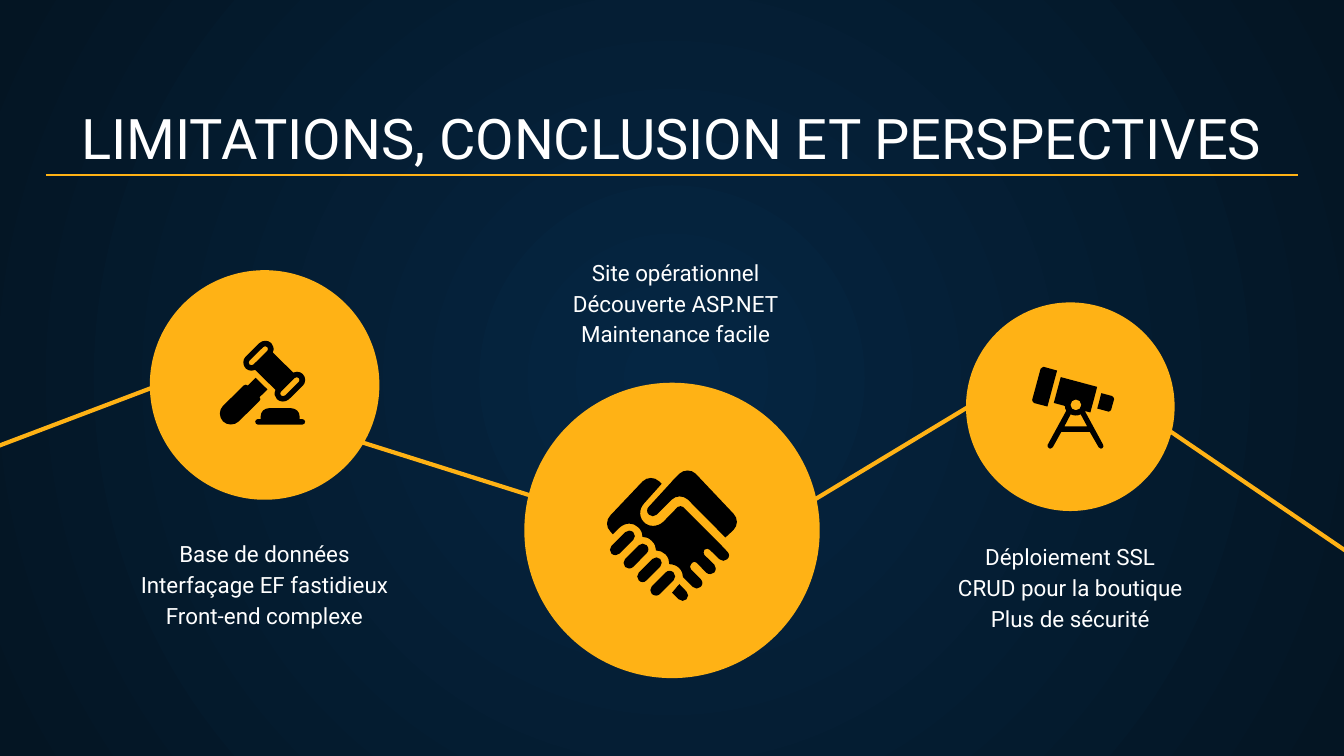
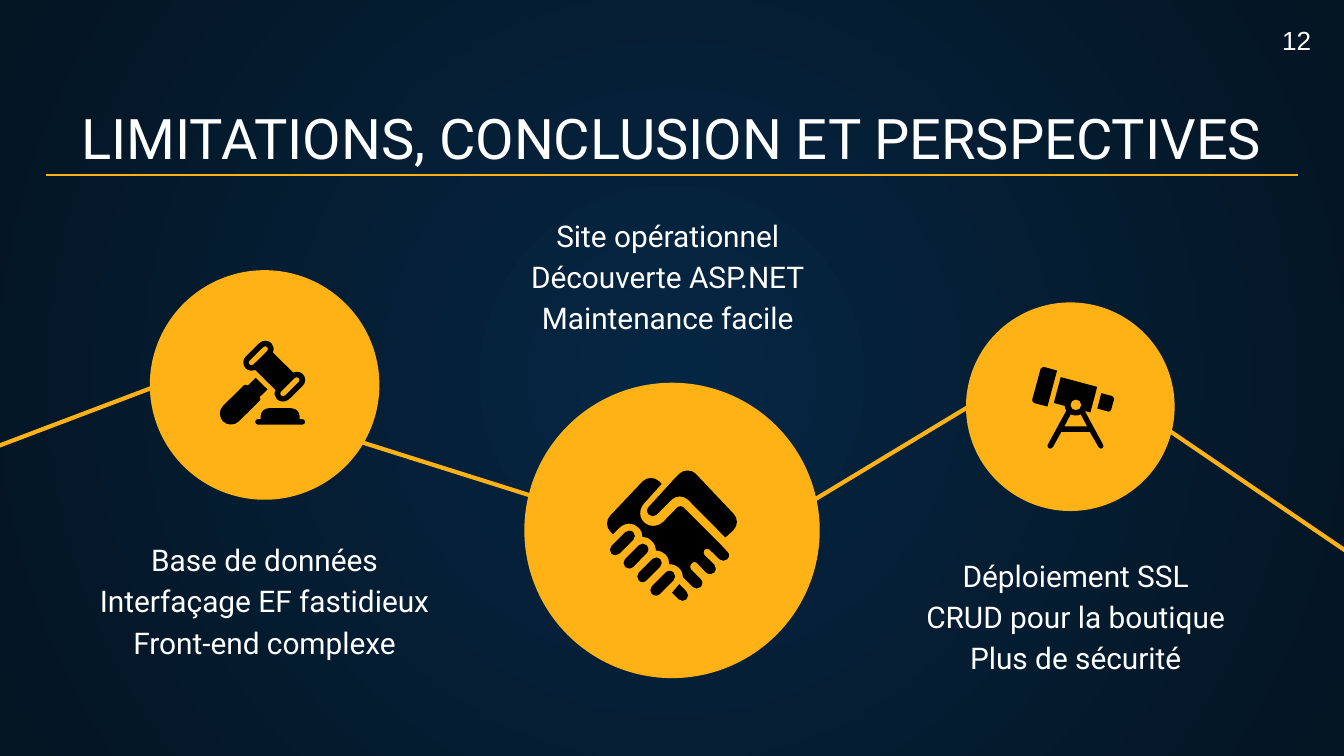
Before and after one commit to ThePension/JDS_Web, a slide deck: slide 12 of doc/Présentation.pptx (slide 10 before the commit). Drawn at 1344x756 pixels with LibreOffice and Linux fonts; fonts in the diff are those of the drawing. Boxes give left, top, right and bottom in pixels: in the first picture for what was removed or moved away, otherwise in the second. Text is boxed around its words. In the diff, an @@ line names an element or a change of style, - is before the commit and + after.

Commit message:
Finish presentation

```diff
--- a/doc/Présentation.pptx
+++ b/doc/Présentation.pptx
@@ page number added at (x1=1282, y1=31, x2=1311, y2=50), 14 pt, text #FFFFFF @@
+12
@@ subtitle "Site opérationnel Découverte ASP.NET Maintenance ..." moved from (x1=573, y1=264, x2=779, y2=343) to (x1=531, y1=224, x2=804, y2=330) @@
@@ subtitle "Base de données Interfaçage EF ..." moved from (x1=141, y1=545, x2=388, y2=629) to (x1=100, y1=548, x2=429, y2=660) @@
@@ size 12 to 16 pt in 3 elements at (x1=100, y1=548, x2=429, y2=660), (x1=531, y1=224, x2=804, y2=330), (x1=926, y1=564, x2=1225, y2=670) @@
@@ subtitle "Déploiement SSL CRUD pour la ..." moved from (x1=958, y1=548, x2=1182, y2=628) to (x1=926, y1=564, x2=1225, y2=670) @@
```
Also in this commit, not shown: 10 other slides changed, 2 slides added.
